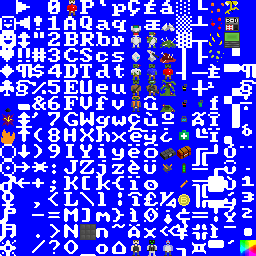
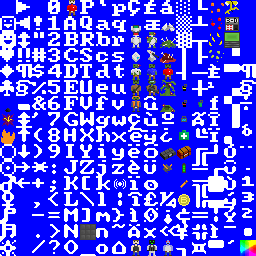
The second 256px x 256px image is a revision of the first. Changes to its layers:
added layer "bracket replace" above "Layer 0" over left=114, top=179, right=126, bottom=189
painted on "Layer 0" over left=112, top=176, right=124, bottom=190
